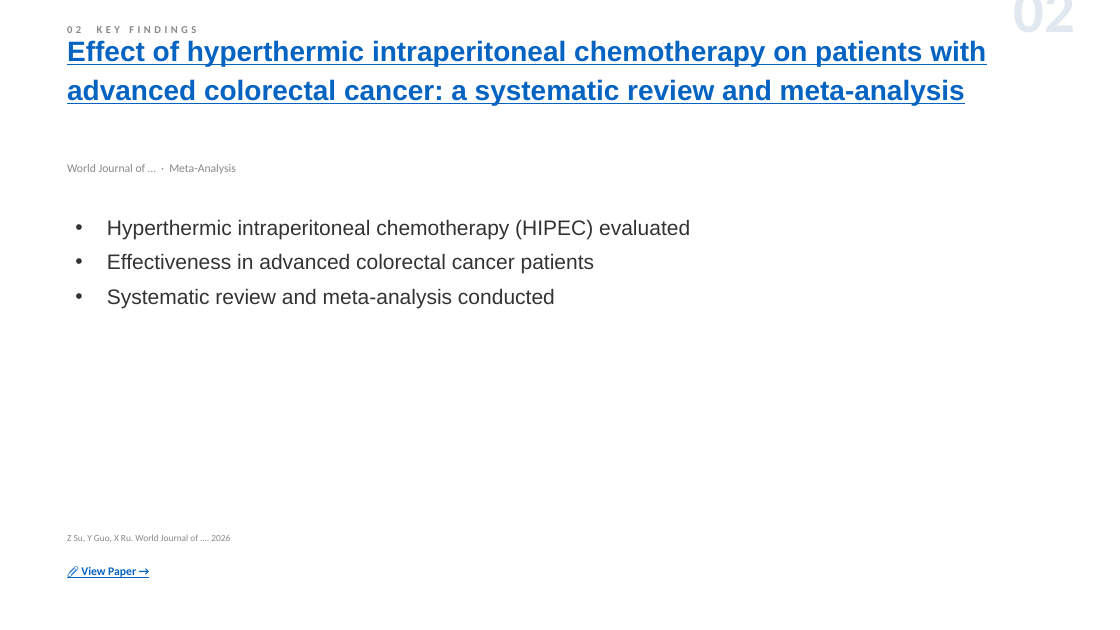
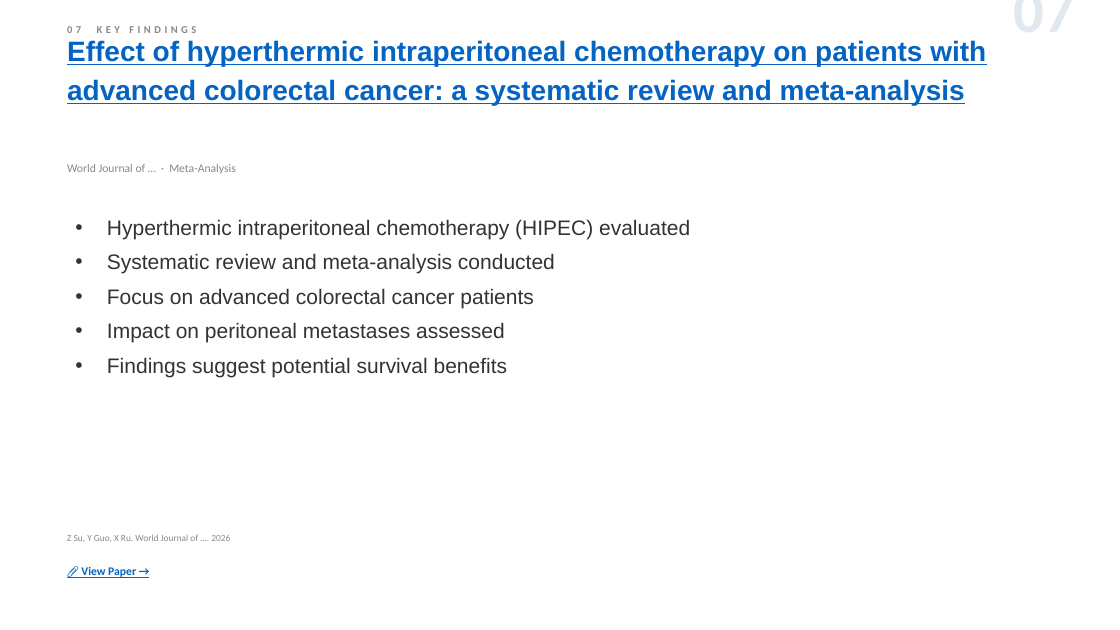
Before and after one commit to jejenhu-maker/colorectal-weekly-digest, a slide deck: slide 9 of docs/digest-en.pptx (slide 4 before the commit). Drawn at 1120x630 pixels with LibreOffice and Linux fonts; fonts in the diff are those of the drawing. Boxes give left, top, right and bottom in pixels: in the first picture for what was removed or moved away, otherwise in the second. Text is boxed around its words. In the diff, an @@ line names an element or a change of style, - is before the commit and + after.

```diff
--- a/docs/digest-en.pptx
+++ b/docs/digest-en.pptx
@@ text at (840, 8, 1075, 8): text changed @@
-02
+07
@@ text at (107, 253, 594, 274): paragraph removed @@
-• Effectiveness in advanced colorectal cancer patients
@@ text at (107, 288, 533, 377): paragraphs added @@
+• Focus on advanced colorectal cancer patients
+• Impact on peritoneal metastases assessed
+• Findings suggest potential survival benefits
```
Also in this commit, not shown: 10 other slides changed, 3 slides added, 3 slides removed, 2 other files.
